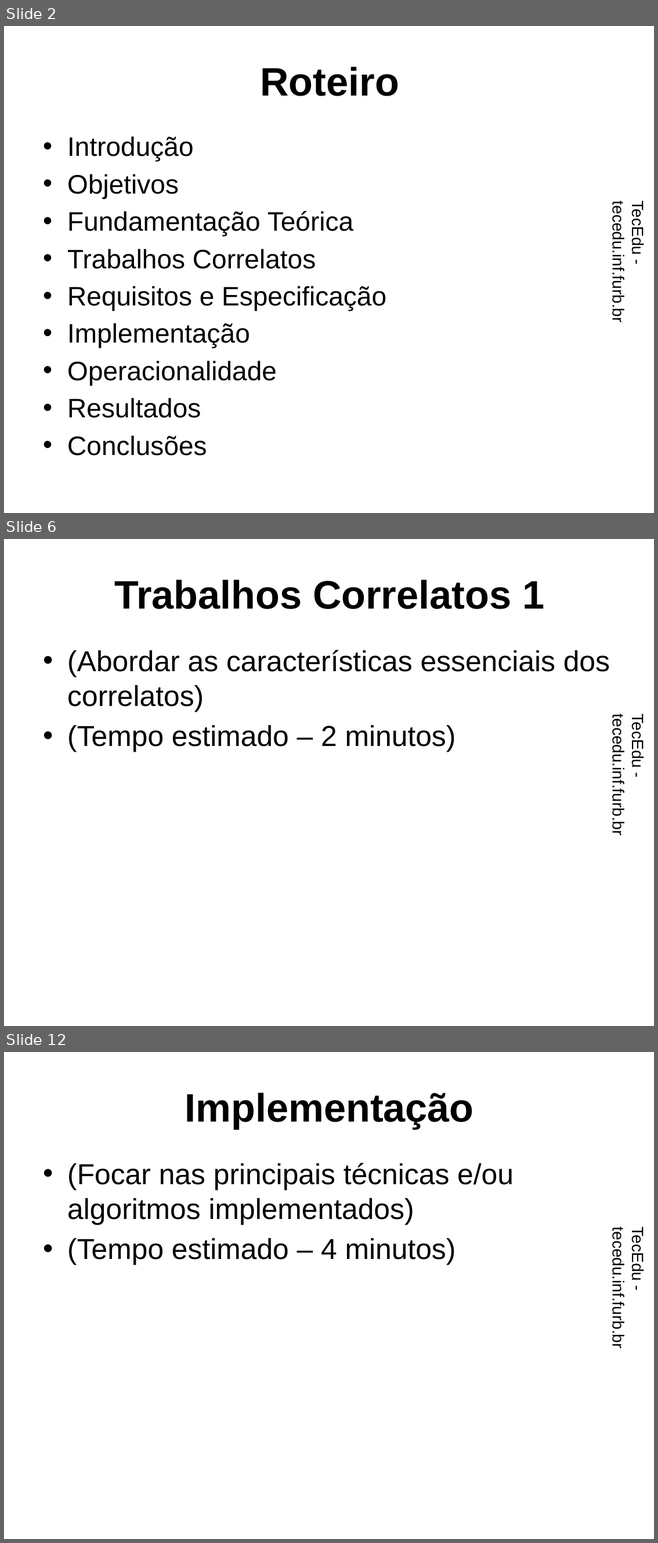
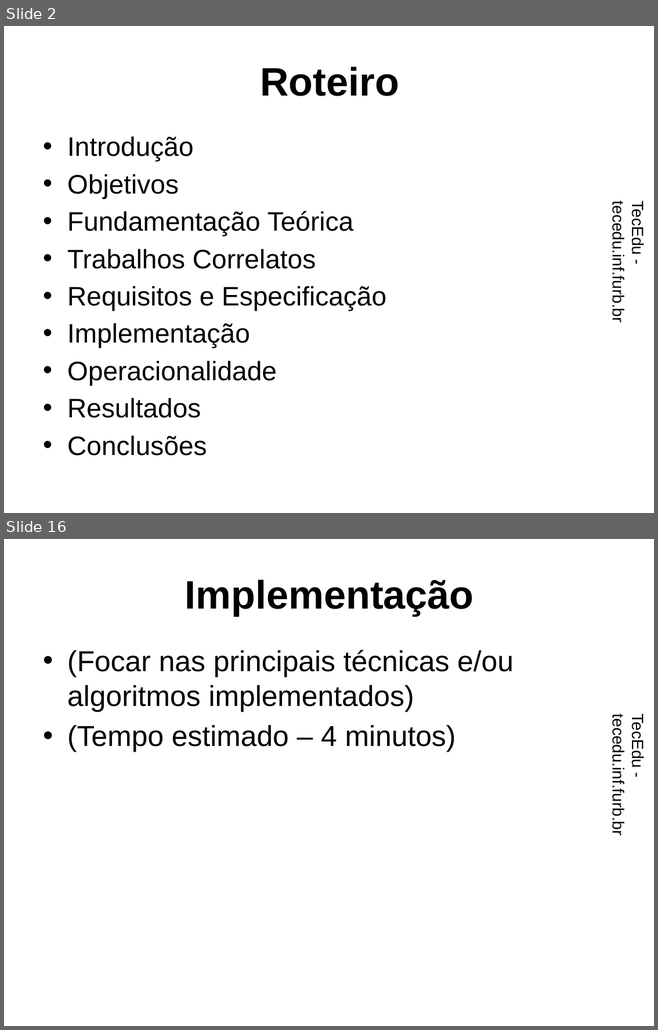
Before and after one commit to dalton-reis/tcc_RodrigoWernkePereira, a slide deck: Apresentação/EcosAR.pptx. Shown one above the other, each under a label of ours: slides 2, 6 and 12 before the commit, slides 2 and 16 after it; the slides between them are not shown. The pictures are 658x1543 and 658x1030 pixels, drawn with LibreOffice and Linux fonts; fonts in the diff are those of the drawing; background and template pictures are left out. Boxes give left, top, right and bottom in pixels: in the first picture for what was removed or moved away, otherwise in the second. Text is boxed around its words. In the diff, an @@ line names an element or a change of style, - is before the commit and + after.

```diff
--- a/Apresentação/EcosAR.pptx
+++ b/Apresentação/EcosAR.pptx
@@ slide 6 removed at [4,539,654,1026], background picture (left out); not listed: 1 template element that a slide beside it also shows @@
@@ title removed at [114,580,544,609] @@
-Trabalhos Correlatos 1
@@ text removed at [67,650,610,752] @@
-• (Abordar as características essenciais dos correlatos)
-• (Tempo estimado – 2 minutos)
@@ what was slide 12 is now slide 16 @@
```
Also in this commit, not shown: 1 slide changed, 21 slides added, 10 other slides removed.
